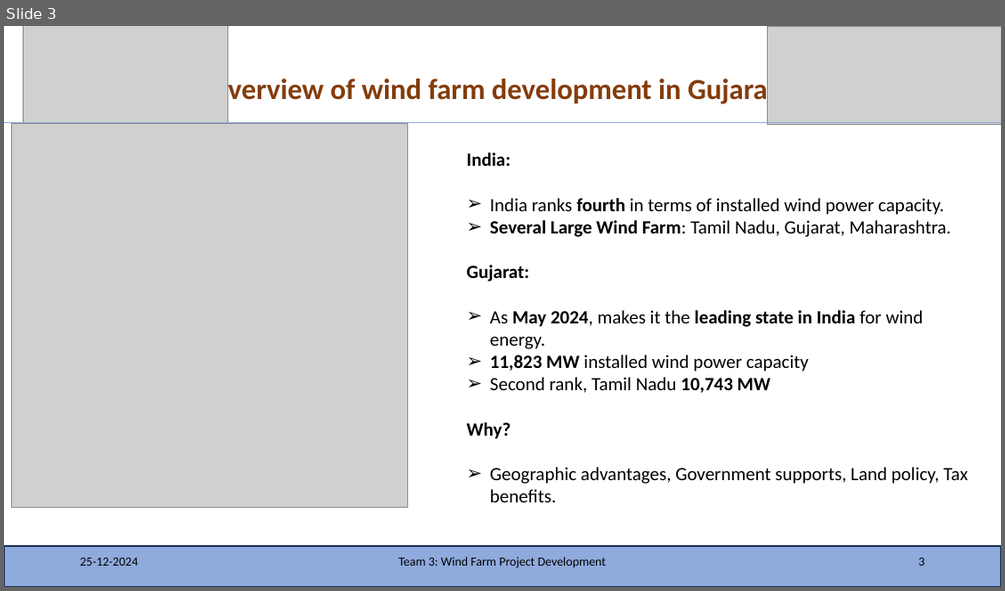
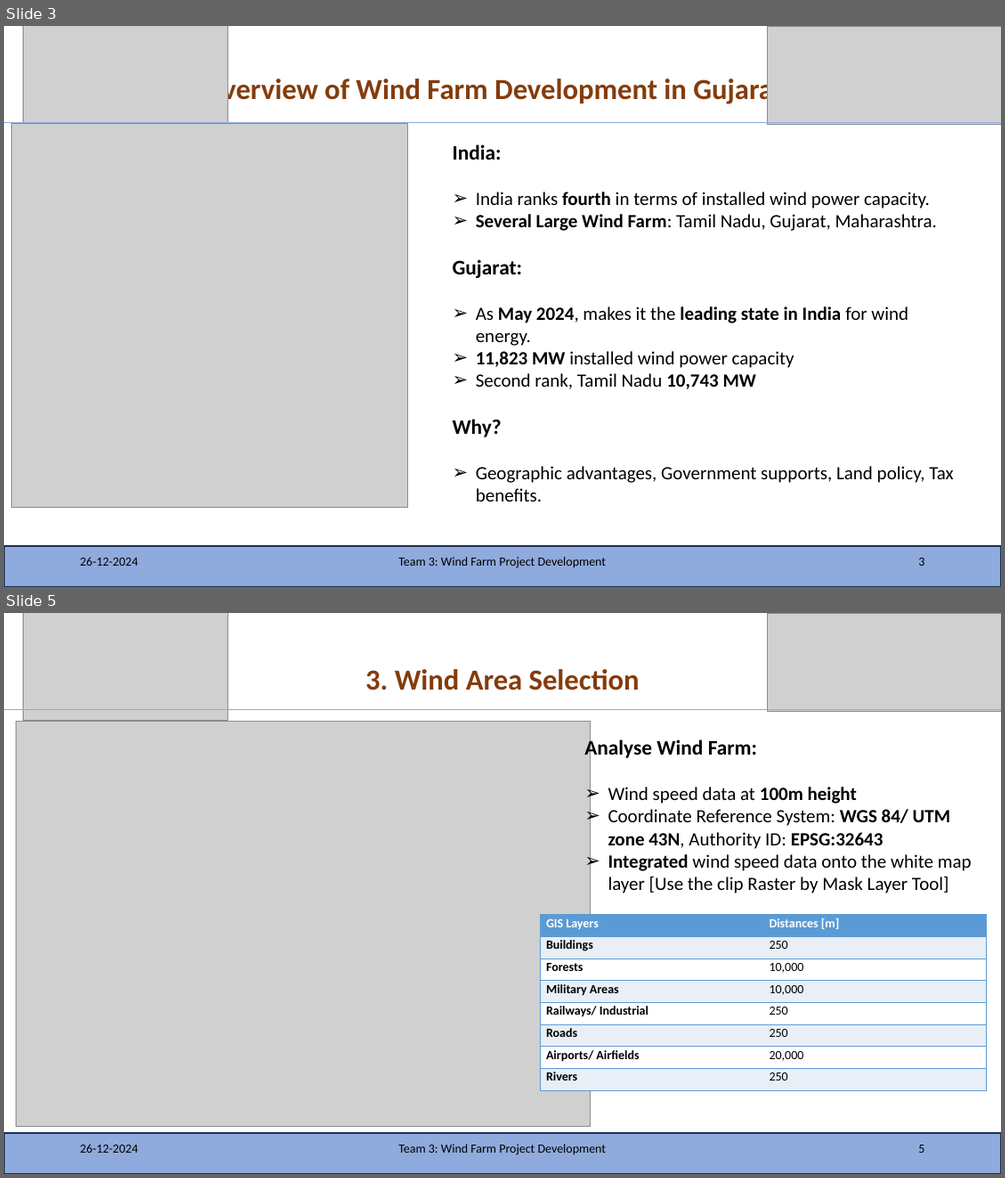
Before and after one commit to KSoni1505/Wind-Farm-Project-Development, a slide deck: Team_3_India.pptx. Shown one above the other, each under a label of ours: slide 3 before the commit, slides 3 and 5 after it; the slides between them are not shown. The pictures are 1005x591 and 1005x1178 pixels, drawn with LibreOffice and Linux fonts; fonts in the diff are those of the drawing; grey boxes stand for pictures. Boxes give left, top, right and bottom in pixels: in the first picture for what was removed or moved away, otherwise in the second. Text is boxed around its words. In the diff, an @@ line names an element or a change of style, - is before the commit and + after.

```diff
--- a/Team_3_India.pptx
+++ b/Team_3_India.pptx
@@ slide 5 added at [4, 613, 1001, 1174], background #FFFFFF @@
@@ picture added at [23, 613, 228, 720] @@
@@ picture added at [768, 613, 1001, 712] @@
@@ title added at [365, 669, 639, 690], 28 pt, text #843C0B, bold @@
+3. Wind Area Selection
@@ line added from (4, 709) to (1001, 709), #8FAADC 0.5 pt @@
@@ picture added at [16, 721, 591, 1127] @@
@@ text added at [584, 738, 971, 893], 18 pt, text #000000 @@
+Analyse Wind Farm:
+➢ Wind speed data at 100m height
+➢ Coordinate Reference System: WGS 84/ UTM zone 43N, Authority ID: EPSG:32643
+➢ Integrated wind speed data onto the white map layer [Use the clip Raster by Mask Layer Tool]
@@ table added at [541, 915, 987, 1090], 8 rows, 2 columns @@
+GIS Layers | Distances [m]
+Buildings | 250
+Forests | 10,000
+Military Areas | 10,000
+Railways/ Industrial | 250
+Roads | 250
+Airports/ Airfields | 20,000
+Rivers | 250
@@ rectangle added at [4, 1133, 1001, 1174], fill #8FAADC, outline #1E3256 1 pt @@
@@ text added at [80, 1143, 138, 1152], 12 pt, text #000000 @@
+26-12-2024
@@ text added at [398, 1143, 607, 1155], 12 pt, text #000000 @@
+Team 3: Wind Farm Project Development
@@ page number added at [918, 1144, 924, 1152], 12 pt, text #000000 @@
+5
@@ slide 3 changed as well @@
@@ title at [202, 75, 783, 106]: text changed @@
-1. Overview of wind farm development in Gujarat
+1. Overview of Wind Farm Development in Gujarat
@@ text "India:": place and size @@
-text "India:" at [467, 152, 968, 502]
+text "India:" at [453, 144, 954, 501]
@@ text at [453, 144, 523, 437]: size 18 to 20 pt in "India:", "Gujarat:", "Why?" @@
```
Also in this commit, not shown: 2 other slides changed, 15 other slides added.
